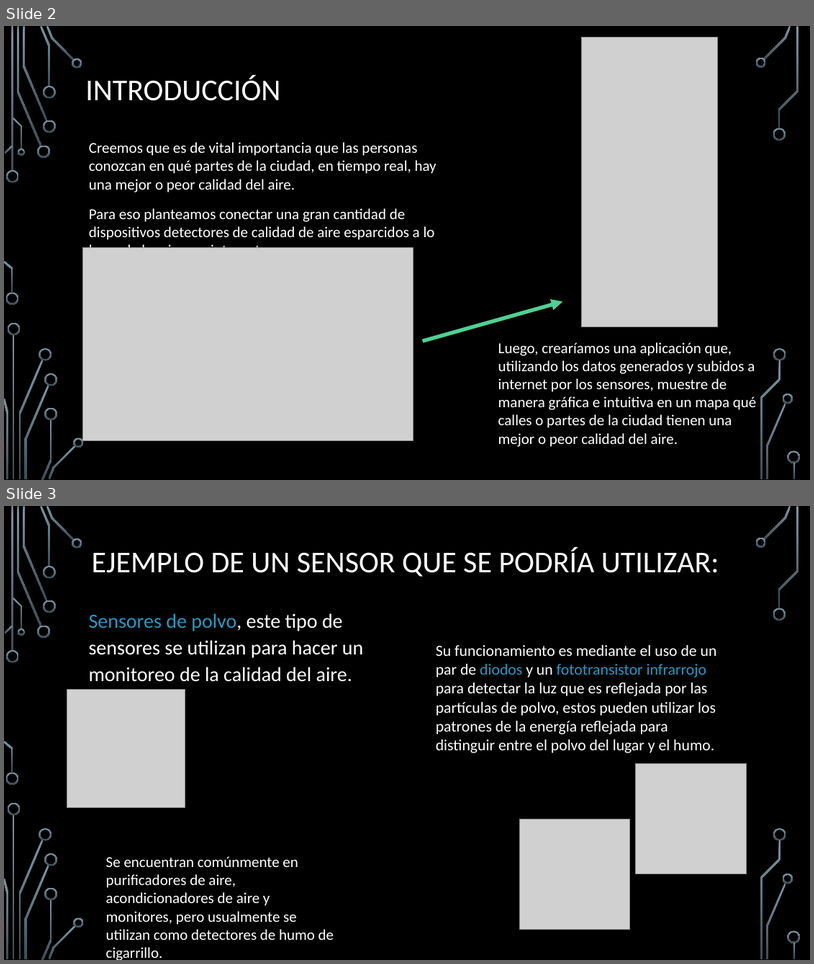
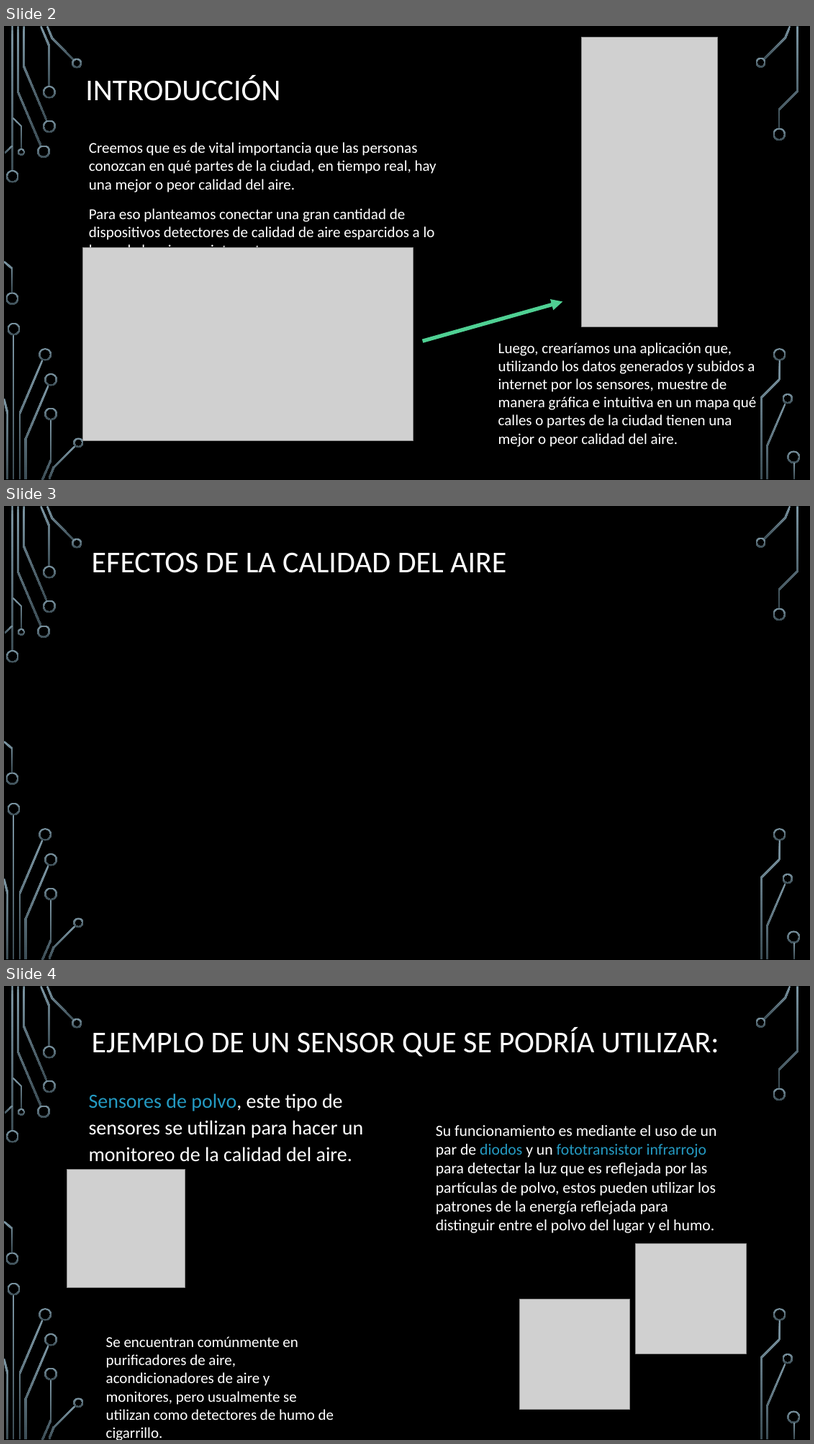
Before and after one commit to matheo-pw/Proyecto-CS, a slide deck: Proyecto Final CS.pptx. Shown one above the other, each under a label of ours: slides 2 and 3 before the commit, slides 2, 3 and 4 after it. The pictures are 814x964 and 814x1444 pixels, drawn with LibreOffice and Linux fonts; fonts in the diff are those of the drawing; grey boxes stand for pictures; background and template pictures are left out. Boxes give left, top, right and bottom in pixels: in the first picture for what was removed or moved away, otherwise in the second. Text is boxed around its words. In the diff, an @@ line names an element or a change of style, - is before the commit and + after.

```diff
--- a/Proyecto Final CS.pptx
+++ b/Proyecto Final CS.pptx
@@ slide 3 added at [4,506,810,960], background picture (left out); not listed: 36 template elements that a slide beside it also shows @@
@@ title added at [92,552,507,573], 36 pt, text #FFFFFF @@
+EFECTOS DE LA CALIDAD DEL AIRE
@@ what was slide 3 is now slide 4 @@
```
Also in this commit, not shown: 2 slides changed, 2 other slides added, 1 other file.
